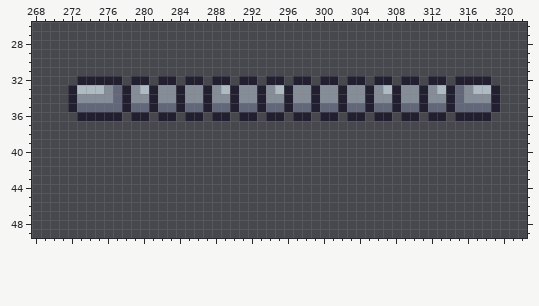
Pixel-art file: music-box/assets/terrain.aseprite. Above, as it was before the edit.
352x176 pixels, 1 frame. Shown: x 268..322, y 26..49.
Now the later version:
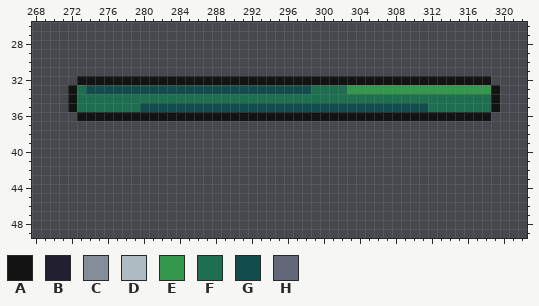
Palette (. is transparent): A #131313  B #211f30  C #858d99  D #afbbc3  E #33984b  F #1e6f50  G #134c4c  H #62677a
The edit:
layer "Layer 4" added
--- layer "Layer 4"
@@ x 268..322 @@
 31 .......................................................
-32 .....BBBBB.BB.BB.BB.BB.BB.BB.BB.BB.BB.BB.BB.BB.BBBB....
-33 ....BDDDCHBCDBCCBCCBCDBCCBCDBCCBCCBCCBCDBCCBCDBHCDDB...
-34 ....BCCCCHBCCBCCBCCBCCBCCBCCBCCBCCBCCBCCBCCBCCBHCCCB...
-35 ....BHHHHHBHHBHHBHHBHHBHHBHHBHHBHHBHHBHHBHHBHHBHHHHB...
-36 .....BBBBB.BB.BB.BB.BB.BB.BB.BB.BB.BB.BB.BB.BB.BBBB....
+32 .....AAAAAAAAAAAAAAAAAAAAAAAAAAAAAAAAAAAAAAAAAAAAAA....
+33 ....AFGGGGGGGGGGGGGGGGGGGGGGGGGFFFFEEEEEEEEEEEEEEEEA...
+34 ....AFFFFFFFFFFFFFFFFFFFFFFFFFFFFFFFFFFFFFFFFFFFFFFA...
+35 ....AFFFFFFFGGGGGGGGGGGGGGGGGGGGGGGGGGGGGGGGFFFFFFFA...
+36 .....AAAAAAAAAAAAAAAAAAAAAAAAAAAAAAAAAAAAAAAAAAAAAA....
 37 .......................................................
